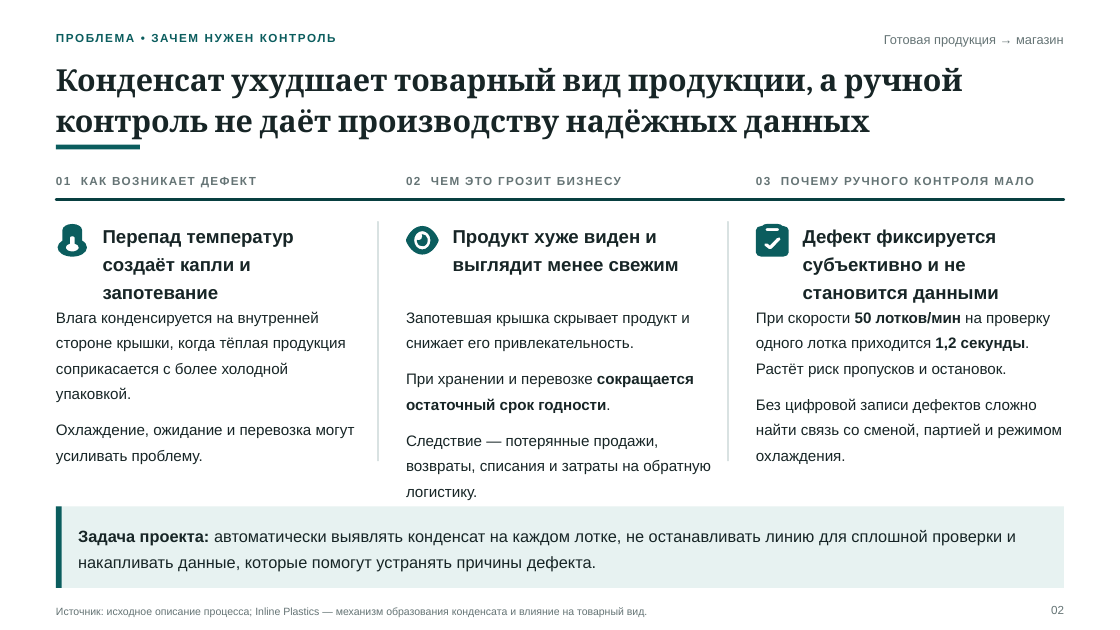
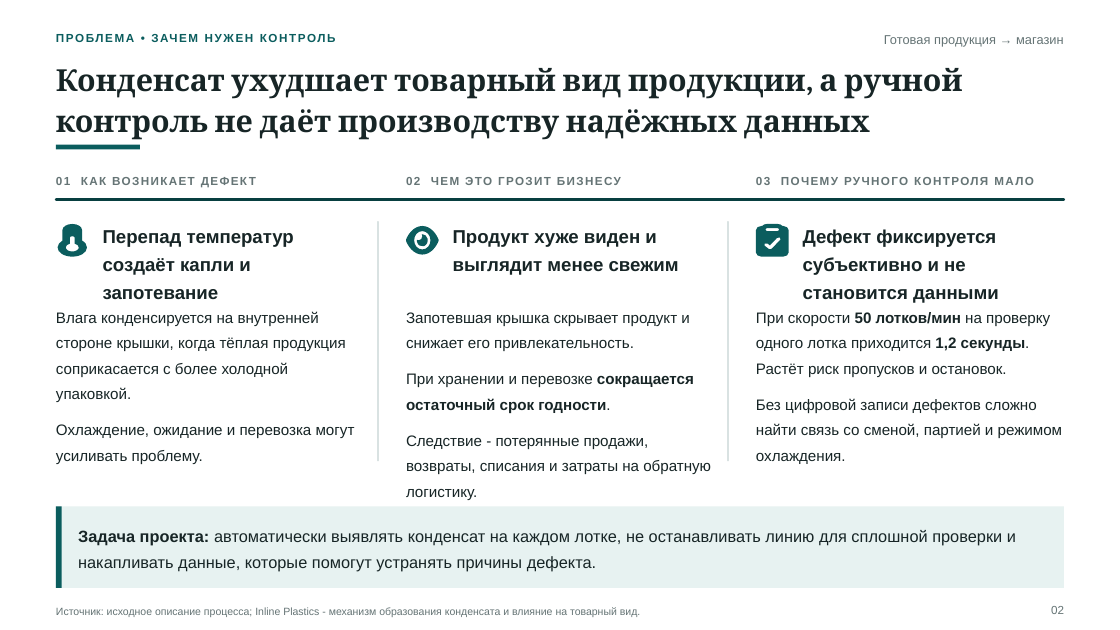
Before and after one commit to TatsianaPoto/head_of_IA, a slide deck: slide 2 of 8_Full_Presentation.pptx. Drawn at 1120x630 pixels with LibreOffice and Linux fonts; fonts in the diff are those of the drawing. Boxes give left, top, right and bottom in pixels: in the first picture for what was removed or moved away, otherwise in the second. Text is boxed around its words. In the diff, an @@ line names an element or a change of style, - is before the commit and + after.

```diff
--- a/8_Full_Presentation.pptx
+++ b/8_Full_Presentation.pptx
@@ text at (406,435,711,500): text changed @@
-Следствие — потерянные продажи, возвраты, списания и затраты на обратную логистику.
+Следствие - потерянные продажи, возвраты, списания и затраты на обратную логистику.
@@ text at (56,607,640,617): text changed @@
-Источник: исходное описание процесса; Inline Plastics — механизм образования конденсата и влияние на товарный вид.
+Источник: исходное описание процесса; Inline Plastics - механизм образования конденсата и влияние на товарный вид.
```
Also in this commit, not shown: 16 other slides changed.
